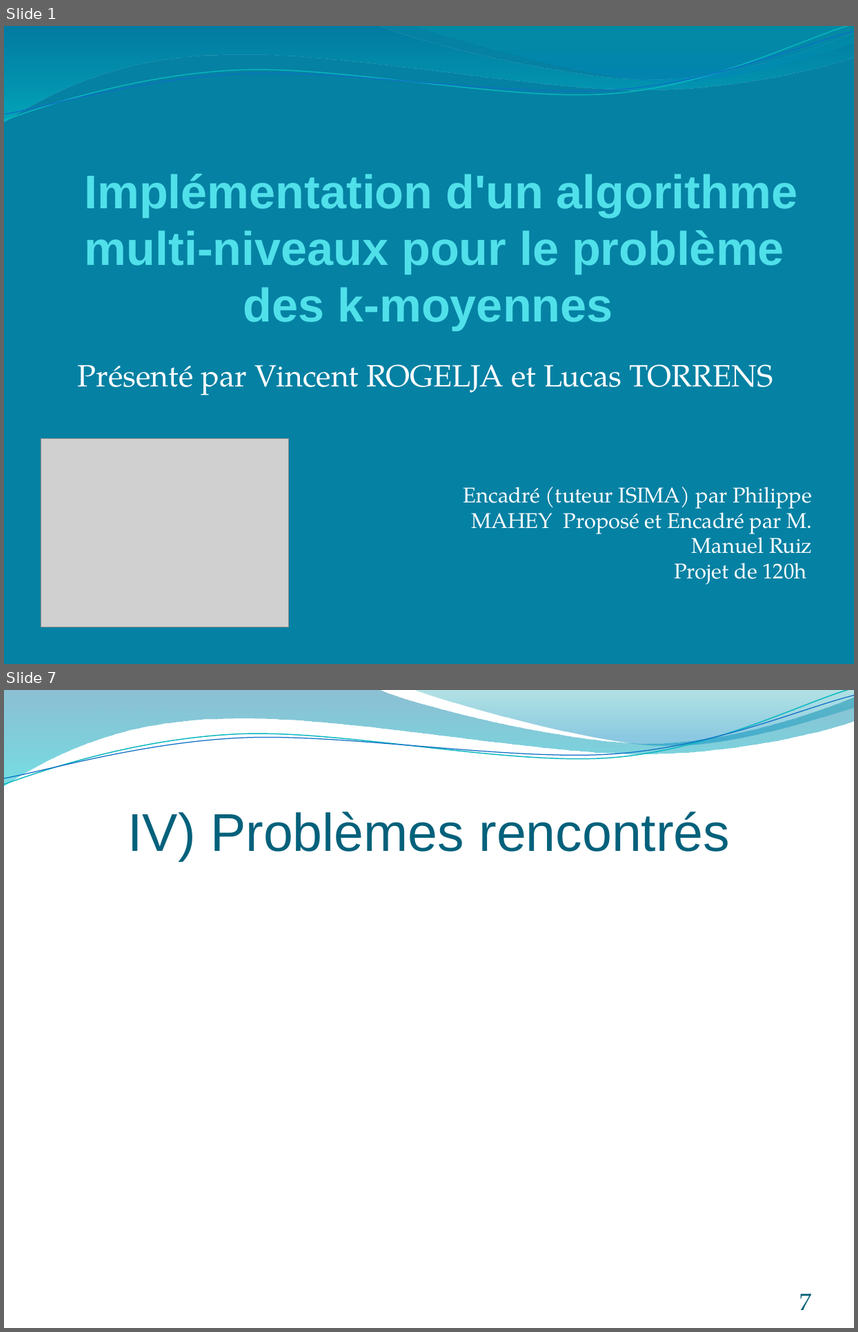
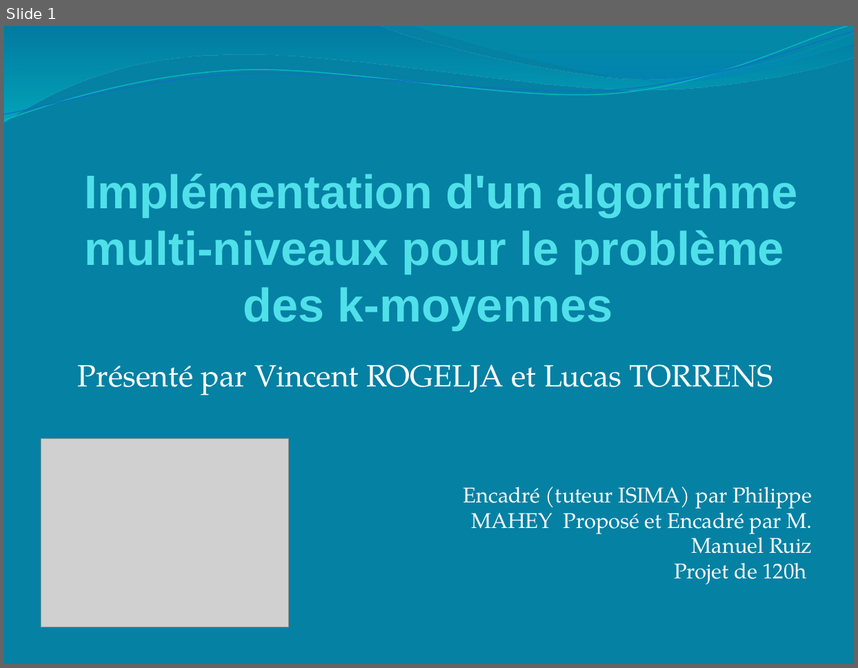
Before and after one commit to rogelja/Projet, a slide deck: PowerPoint/Présentation soutenance.pptx. Shown one above the other, each under a label of ours: slides 1 and 7 before the commit, slide 1 after it; the slides between them are not shown. The pictures are 858x1332 and 858x668 pixels, drawn with LibreOffice and Linux fonts; fonts in the diff are those of the drawing; grey boxes stand for pictures. Boxes give left, top, right and bottom in pixels: in the first picture for what was removed or moved away, otherwise in the second. Text is boxed around its words. In the diff, an @@ line names an element or a change of style, - is before the commit and + after.

```diff
--- a/PowerPoint/Présentation soutenance.pptx
+++ b/PowerPoint/Présentation soutenance.pptx
@@ slide 7 removed at [4, 690, 854, 1328], background #FFFFFF; not listed: 4 template elements that a slide beside it also shows @@
@@ title removed at [128, 811, 730, 861] @@
-IV) Problèmes rencontrés
@@ page number removed at [800, 1293, 811, 1310] @@
-7
```
Also in this commit, not shown: 6 slides changed, 6 slides added, 1 other slide removed, 5 other files.
